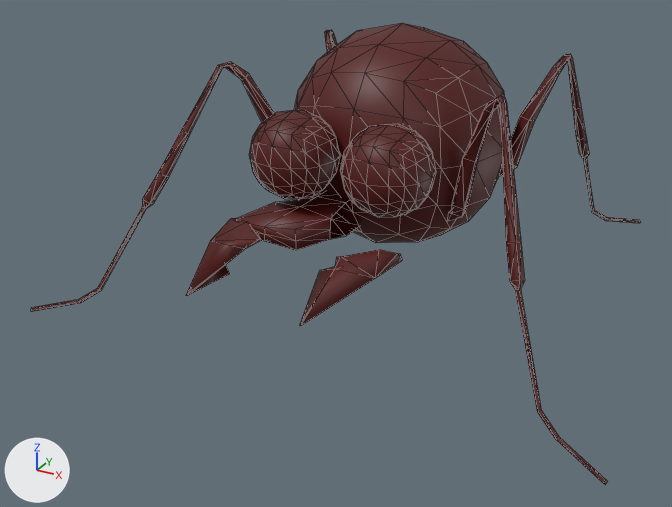
Renders of the glTF model assets/actors/ant.glb from each side of a commit.
Rendered twice from a 50 mm camera at (2.73, -5.5, 3.08) aimed at (-0.27, -0.05, 0.35). Lighting does not change. The marker at lower left points along +X, +Y and +Z. The first picture is the older version. Mesh edges are drawn as thin lines. Where no turn or scale is listed for an object, it has been applied to the vertices.
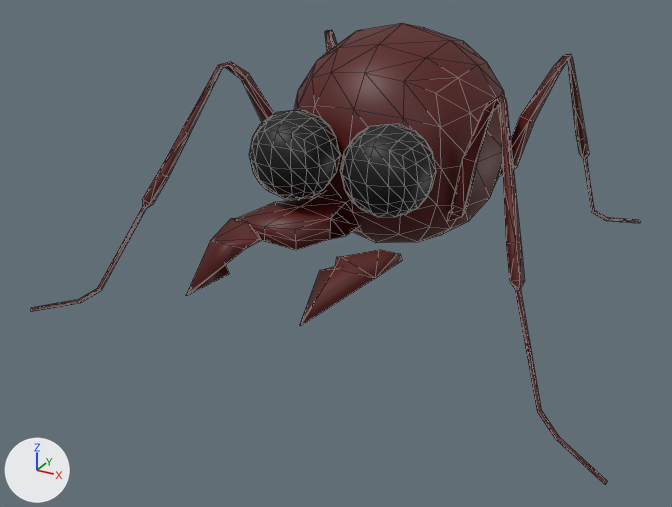
What differs and where, as boxes (x1, y1, x2, y2) in the pictures (672 x 507 px):
'Cube.003', recoloured (dark red to black)
    both: (340, 124, 436, 217)
'Cube.002', recoloured (dark red to black)
    both: (249, 110, 340, 199)

The change, as a list of edits to the scene's bpy script:
```text
Add mat_eyes:
    mat_eyes = principled_material('eyes')
    mat_eyes.base_color = (0.0, 0.0, 0.0)  # black #000000
Change me_cube_002:
    where me_cube_002.from_pydata(...)  # 98 vertices, 192 faces; spans x -0.296..0.296, y -0.296..0.296, z -0.296..0.296
    remove me_cube_002.materials.append(mat_ant)  # dark red #55110c
    add me_cube_002.materials.append(mat_eyes)  # black #000000
Change me_cube_003:
    where me_cube_003.from_pydata(...)  # 98 vertices, 192 faces; spans x -0.296..0.296, y -0.296..0.296, z -0.296..0.296
    remove me_cube_003.materials.append(mat_ant)  # dark red #55110c
    add me_cube_003.materials.append(mat_eyes)  # black #000000
```
